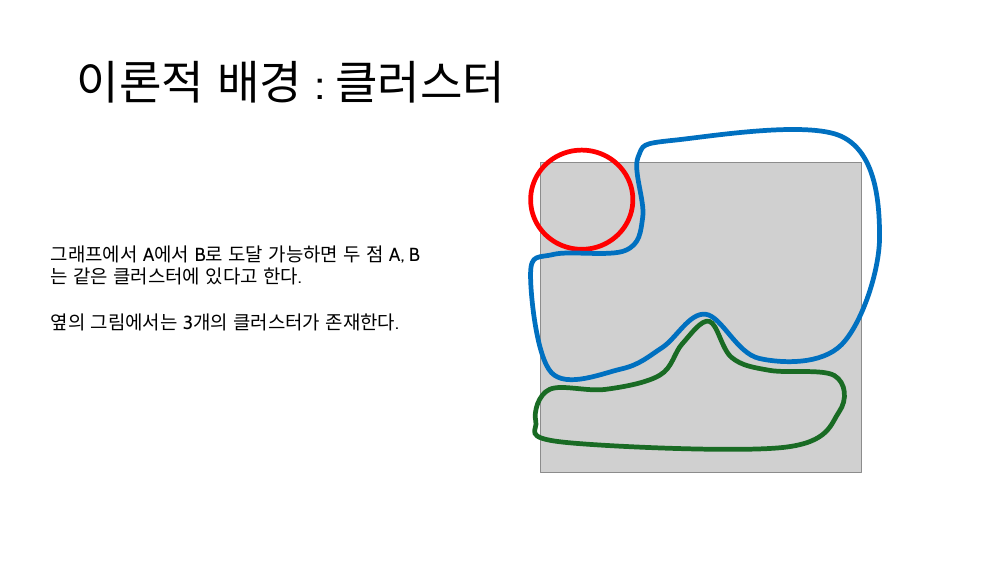
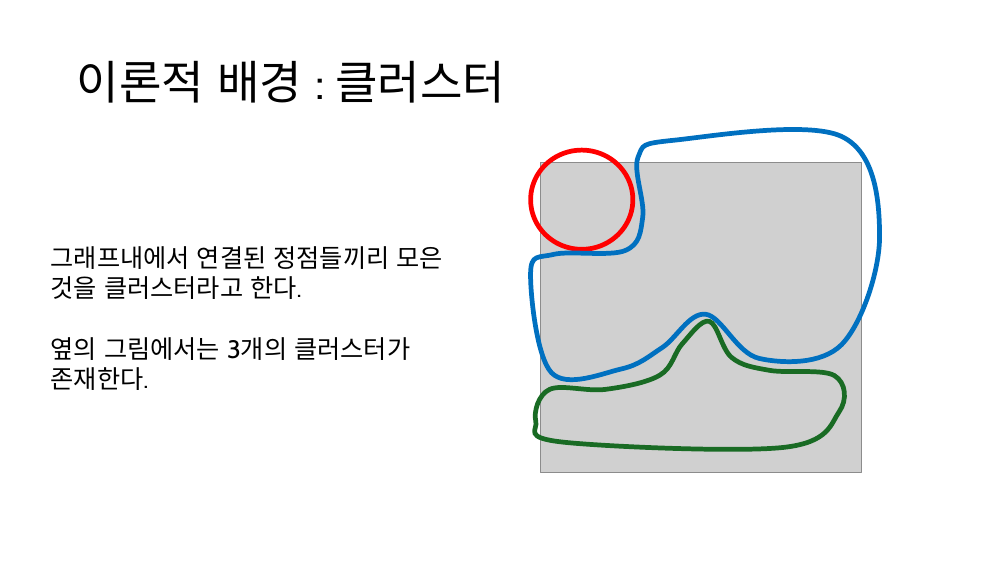
Before and after one commit to singrum/percolation-model, a slide deck: slide 4 of percolation.pptx. Drawn at 1008x567 pixels with LibreOffice and Linux fonts; fonts in the diff are those of the drawing; grey boxes stand for pictures. Boxes give left, top, right and bottom in pixels: in the first picture for what was removed or moved away, otherwise in the second. Text is boxed around its words. In the diff, an @@ line names an element or a change of style, - is before the commit and + after.

```diff
--- a/percolation.pptx
+++ b/percolation.pptx
@@ text at [51, 246, 442, 299]: text changed; size 18 to 24 pt @@
-그래프에서 A에서 B로 도달 가능하면 두 점 A, B
-는 같은 클러스터에 있다고 한다.
+그래프내에서 연결된 정점들끼리 모은 것을 클러스터라고 한다.
@@ text at [51, 337, 410, 390]: size 18 to 24 pt in "옆의 그림에서는 3개의 클러스터가 존재한다." @@
```
Also in this commit, not shown: 4 other slides changed, 7 slides added, 2 slides removed, 1 other file.
